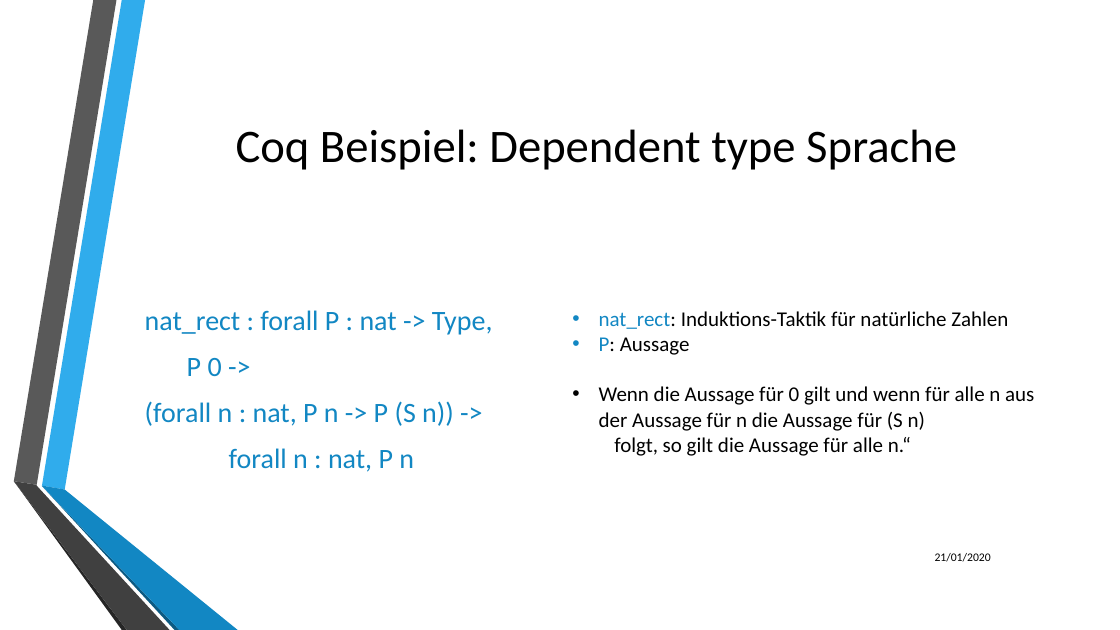
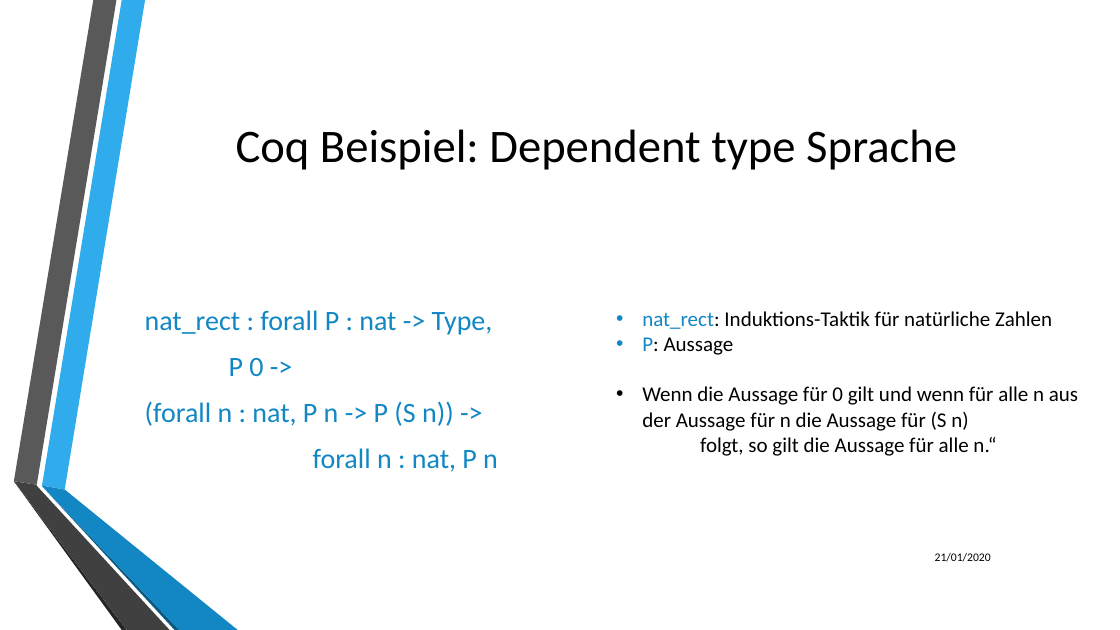
Before and after one commit to LukasKiederle/seminar-coq, a slide deck: slide 16 of final-presentation.pptx. Drawn at 1120x630 pixels with LibreOffice and Linux fonts; fonts in the diff are those of the drawing; background and template pictures are left out. Boxes give left, top, right and bottom in pixels: in the first picture for what was removed or moved away, otherwise in the second. Text is boxed around its words. In the diff, an @@ line names an element or a change of style, - is before the commit and + after.

```diff
--- a/final-presentation.pptx
+++ b/final-presentation.pptx
@@ text "nat_rect : forall P : ..." rewrapped from box(145, 310, 493, 472) to box(145, 310, 498, 472) @@
@@ text "nat_rect: Induktions-Taktik für natürliche Zahlen": place and size @@
-text "nat_rect: Induktions-Taktik für natürliche Zahlen" at box(599, 311, 1034, 456)
+text "nat_rect: Induktions-Taktik für natürliche Zahlen" at box(642, 311, 1078, 456)
```
Also in this commit, not shown: 11 other slides changed.
